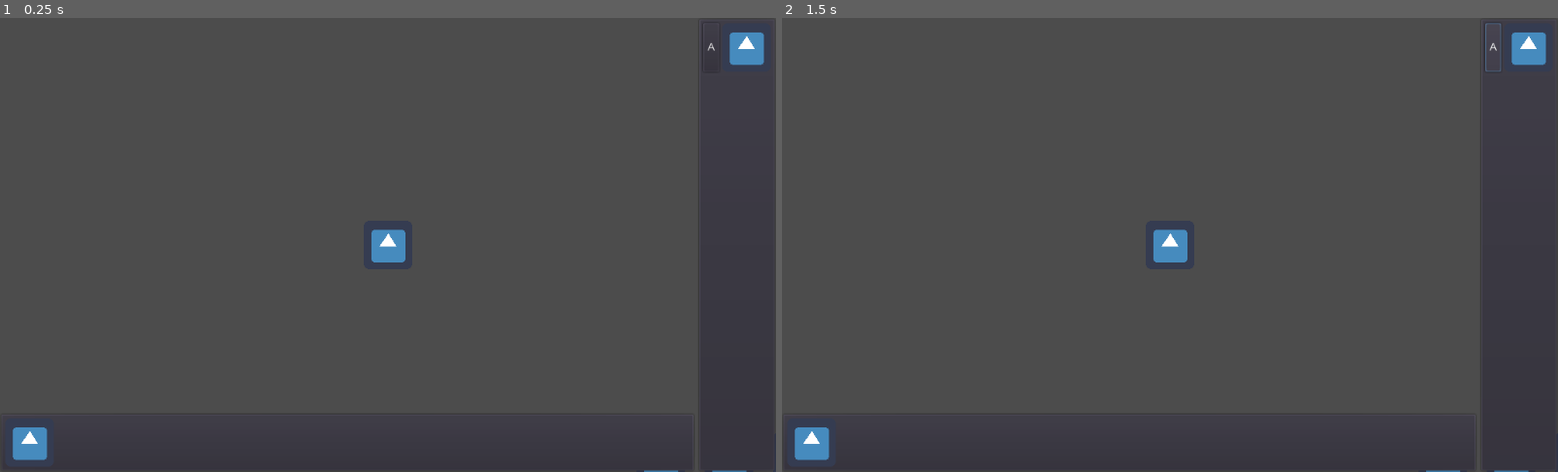
Above: before the commit, frames 1-2 (left to right).
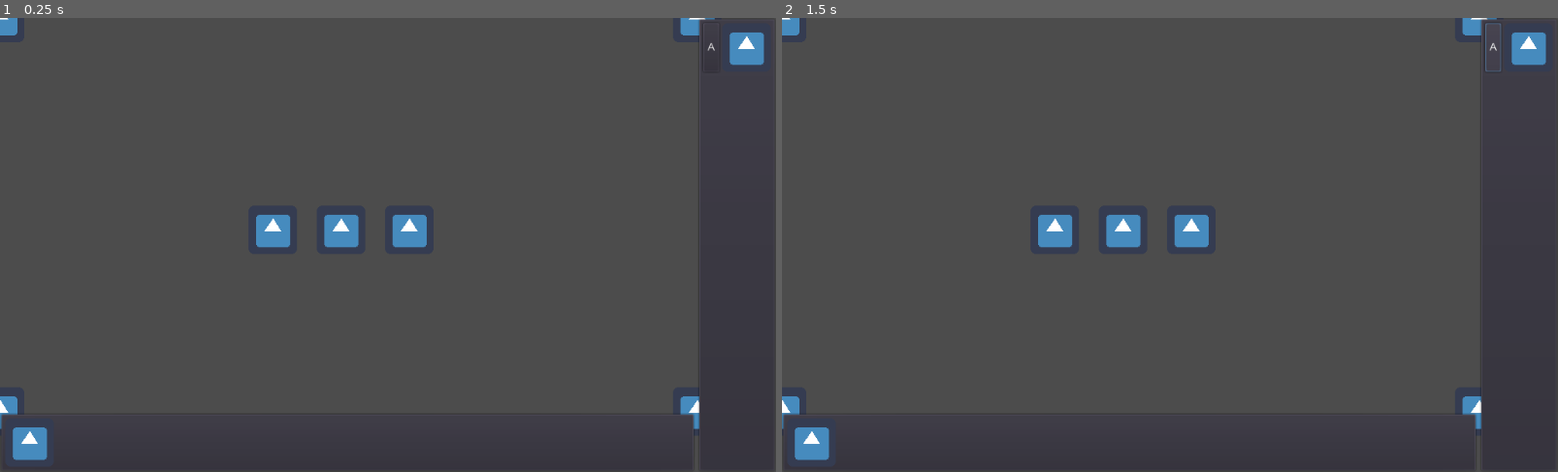
Above: after the commit, the same moments.

Repository: voxelv/azr
Game: Godot game, scene res://scenes/main.tscn
The game is run twice, just before and just after one commit, with the same random seed, the same clock (stepped at 60 frames per second) and the same inputs. The engine's default icon, where the game draws it, is replaced by a stand-in: a white triangle on a blue panel in a dark square.
Inputs:
- Up to frame 1 (0.25 s): no input
- Up to frame 2 (1.5 s): click "A" at 0.5 s; click "A" at 1.25 s

The runs differ from the first frame. In frame 1, 1.6% of the frame differs, in the area x 0-97%, y 0-100%; in frame 2, 1.6%.

Commit message:
camera works

Diff:
--- a/project.godot
+++ b/project.godot
@@ -14,6 +14,15 @@
 run/main_scene="res://scenes/main.tscn"
 config/icon="res://icon.png"
 
+[input]
+
+cam_drag=[ Object(InputEventMouseButton,"resource_local_to_scene":false,"resource_name":"","device":0,"alt":false,"shift":false,"control":false,"meta":false,"command":false,"button_mask":0,"position":Vector2( 0, 0 ),"global_position":Vector2( 0, 0 ),"factor":1.0,"button_index":1,"pressed":false,"doubleclick":false,"script":null)
+ ]
+cam_zoom_in=[ Object(InputEventMouseButton,"resource_local_to_scene":false,"resource_name":"","device":0,"alt":false,"shift":false,"control":false,"meta":false,"command":false,"button_mask":0,"position":Vector2( 0, 0 ),"global_position":Vector2( 0, 0 ),"factor":1.0,"button_index":4,"pressed":false,"doubleclick":false,"script":null)
+ ]
+cam_zoom_out=[ Object(InputEventMouseButton,"resource_local_to_scene":false,"resource_name":"","device":0,"alt":false,"shift":false,"control":false,"meta":false,"command":false,"button_mask":0,"position":Vector2( 0, 0 ),"global_position":Vector2( 0, 0 ),"factor":1.0,"button_index":5,"pressed":false,"doubleclick":false,"script":null)
+ ]
+
 [rendering]
 
 environment/default_environment="res://default_env.tres"
--- a/scenes/main.tscn
+++ b/scenes/main.tscn
@@ -2,7 +2,7 @@
 
 [ext_resource path="res://scripts/ui_layer.gd" type="Script" id=1]
 [ext_resource path="res://icon.png" type="Texture" id=2]
-[ext_resource path="res://scenes/game_area.gd" type="Script" id=3]
+[ext_resource path="res://scripts/Camera2D.gd" type="Script" id=3]
 
 [node name="main" type="Node" index="0"]
 
@@ -10,7 +10,6 @@
 
 [node name="ui_layer" type="CanvasLayer" parent="." index="0"]
 
-editor/display_folded = true
 layer = 1
 offset = Vector2( 0, 0 )
 rotation = 0.0
@@ -215,15 +214,11 @@
 
 [node name="game_area" type="Node" parent="." index="1"]
 
-script = ExtResource( 3 )
-
-[node name="camera_target" type="Position2D" parent="game_area" index="0"]
-
-[node name="Camera2D" type="Camera2D" parent="game_area/camera_target" index="0"]
-
-anchor_mode = 1
+[node name="Camera2D" type="Camera2D" parent="game_area" index="0"]
+
+anchor_mode = 0
 rotating = false
-current = true
+current = false
 zoom = Vector2( 1, 1 )
 limit_left = -10000000
 limit_top = -10000000
@@ -243,12 +238,7 @@
 editor_draw_screen = true
 editor_draw_limits = false
 editor_draw_drag_margin = false
-
-[node name="Sprite" type="Sprite" parent="game_area/camera_target" index="1"]
-
-scale = Vector2( 0.5, 0.5 )
-texture = ExtResource( 2 )
-_sections_unfolded = [ "Transform" ]
+script = ExtResource( 3 )
 
 [node name="Sprite" type="Sprite" parent="game_area" index="1"]
 
--- /dev/null
+++ b/scripts/Camera2D.gd
@@ -0,0 +1,38 @@
+extends Camera2D
+
+const zoom_speed = 0.05
+
+var zoom_factor = 1.0
+var mouse_pressed = false
+
+func _input(event):
+	if event is InputEventMouseMotion && mouse_pressed:
+		offset.x -= event.relative.x * zoom_factor
+		offset.y -= event.relative.y * zoom_factor
+
+func _unhandled_input(event):
+	if event is InputEventMouseButton:
+		if event.button_index == BUTTON_MIDDLE:
+			mouse_pressed = event.pressed
+		elif event.button_index == BUTTON_WHEEL_UP:
+			zoom_in()
+		elif event.button_index == BUTTON_WHEEL_DOWN:
+			zoom_out()
+
+func zoom_in():
+	zoom_at_mouse(-zoom_speed)
+
+func zoom_out():
+	zoom_at_mouse(zoom_speed)
+
+func zoom_at_mouse(amount):
+	var old_zoom = zoom_factor
+	var zoom_at = get_local_mouse_position() - offset
+	zoom_factor *= amount + 1.0
+	var diff = 1.0 - (zoom_factor / old_zoom)
+
+	offset.x += zoom_at.x * diff
+	offset.y += zoom_at.y * diff
+
+	zoom.x = zoom_factor
+	zoom.y = zoom_factor
--- a/scenes/game_area.gd
+++ b/scripts/game_area.gd
@@ -22,7 +22,11 @@
 		if event.button_index == BUTTON_LEFT:
 			mouse_pressed = event.pressed
 		elif event.button_index == BUTTON_WHEEL_UP:
+			var prev_pos = camera_target.position
+			camera_target.position = event.position
 			camera.zoom *= 1.0 - zoom_speed
+			camera_target.position = prev_pos
 		elif event.button_index == BUTTON_WHEEL_DOWN:
 			camera.zoom *= 1.0 + zoom_speed
+
 		print(camera.zoom)
